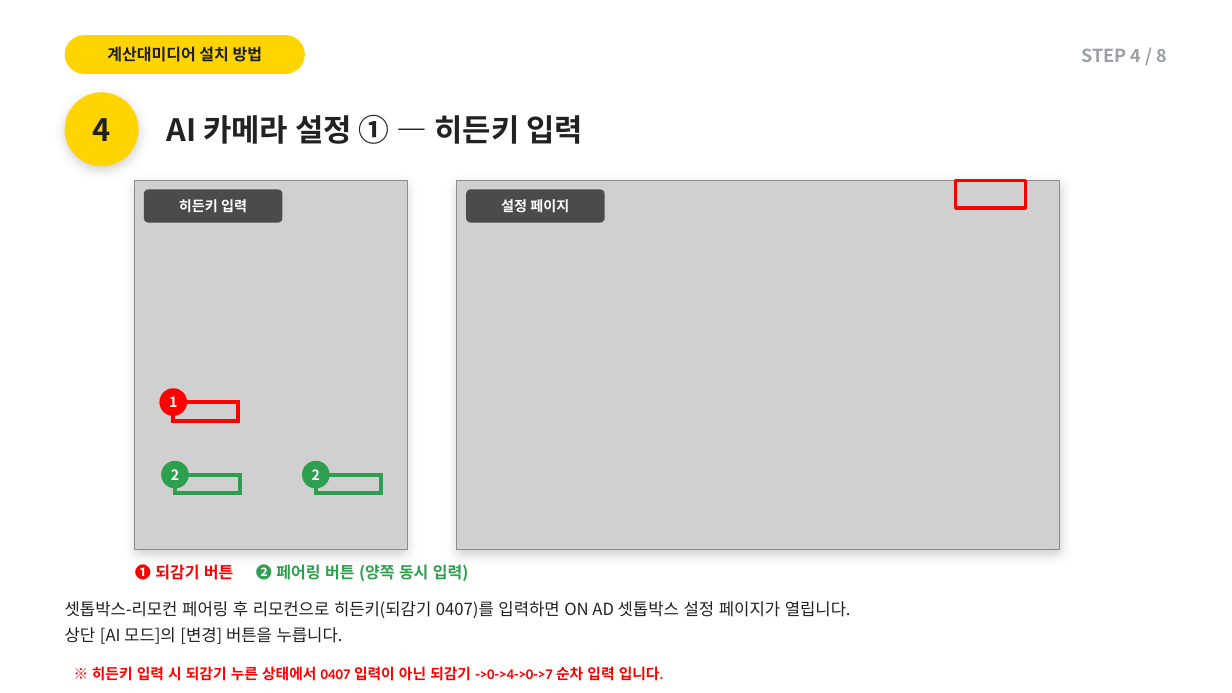
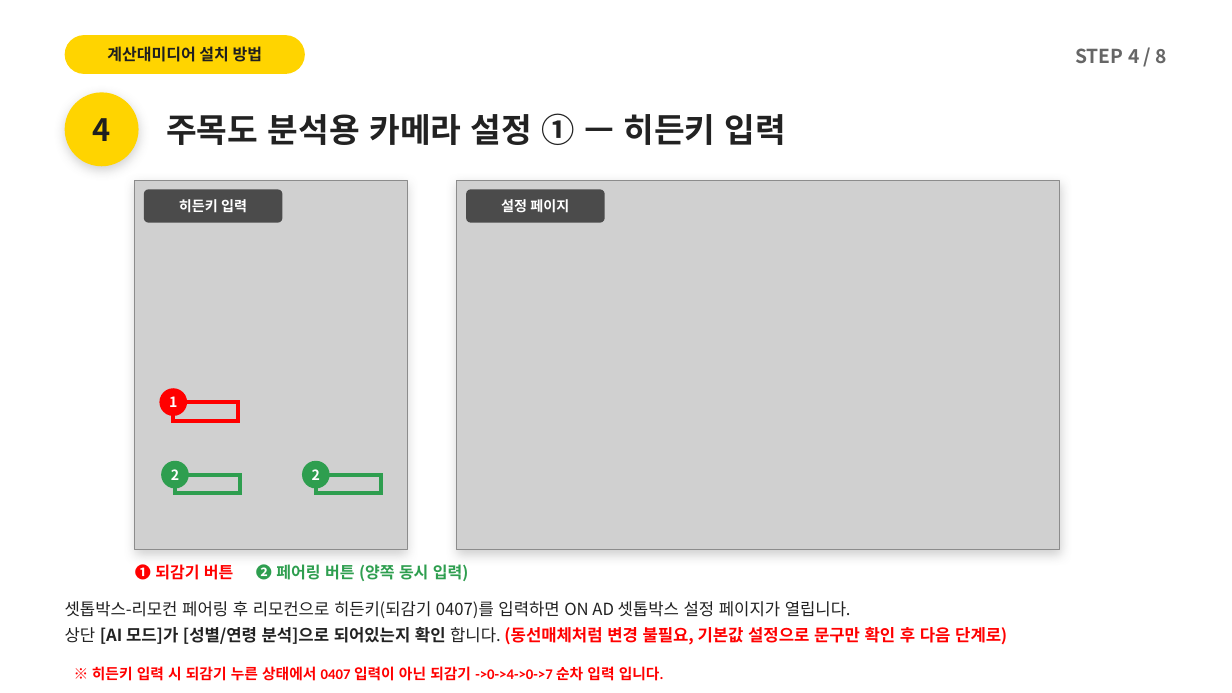
Before and after one commit to alsdn2947/ars, a slide deck: slide 20 of 이마트_AI카메라_설치매뉴얼.pptx (slide 19 before the commit). Drawn at 1232x693 pixels with LibreOffice and Linux fonts; fonts in the diff are those of the drawing; grey boxes stand for pictures. Boxes give left, top, right and bottom in pixels: in the first picture for what was removed or moved away, otherwise in the second. Text is boxed around its words. In the diff, an @@ line names an element or a change of style, - is before the commit and + after.

```diff
--- a/이마트_AI카메라_설치매뉴얼.pptx
+++ b/이마트_AI카메라_설치매뉴얼.pptx
@@ text "STEP 4 / 8" at (1075,48,1167,63): size 14 to 15 pt, text colour #9AA0A6 to #666666 @@
@@ text at (166,113,786,145): text changed; size 24 to 26 pt @@
-AI 카메라 설정 ① — 히든키 입력
+주목도 분석용 카메라 설정 ① — 히든키 입력
@@ rectangle removed at (956,180,1025,208) @@
@@ text at (65,627,1007,645): text changed; text colour #222222 to #FF0000; bold on @@
-상단 [AI 모드]의 [변경] 버튼을 누릅니다.
+상단 [AI 모드]가 [성별/연령 분석]으로 되어있는지 확인 합니다. (동선매체처럼 변경 불필요, 기본값 설정으로 문구만 확인 후 다음 단계로)
```
Also in this commit, not shown: 23 other slides changed, 1 slide added, 1 slide removed.
